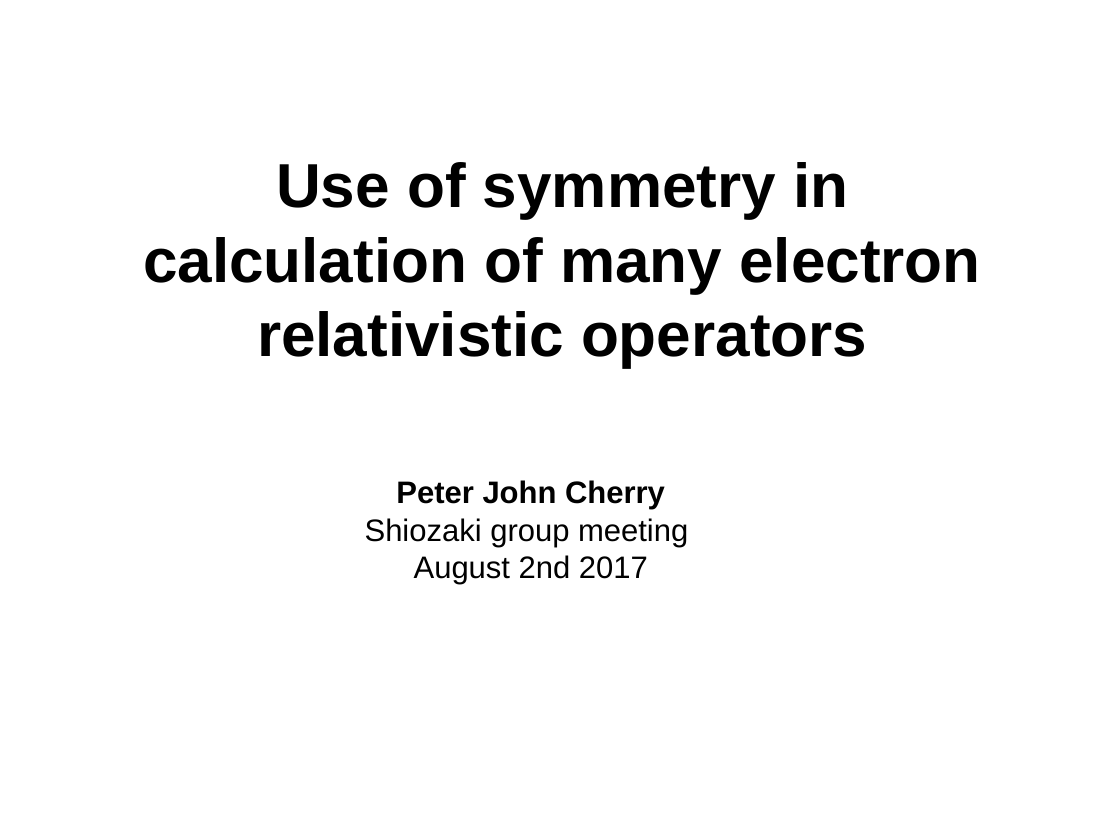
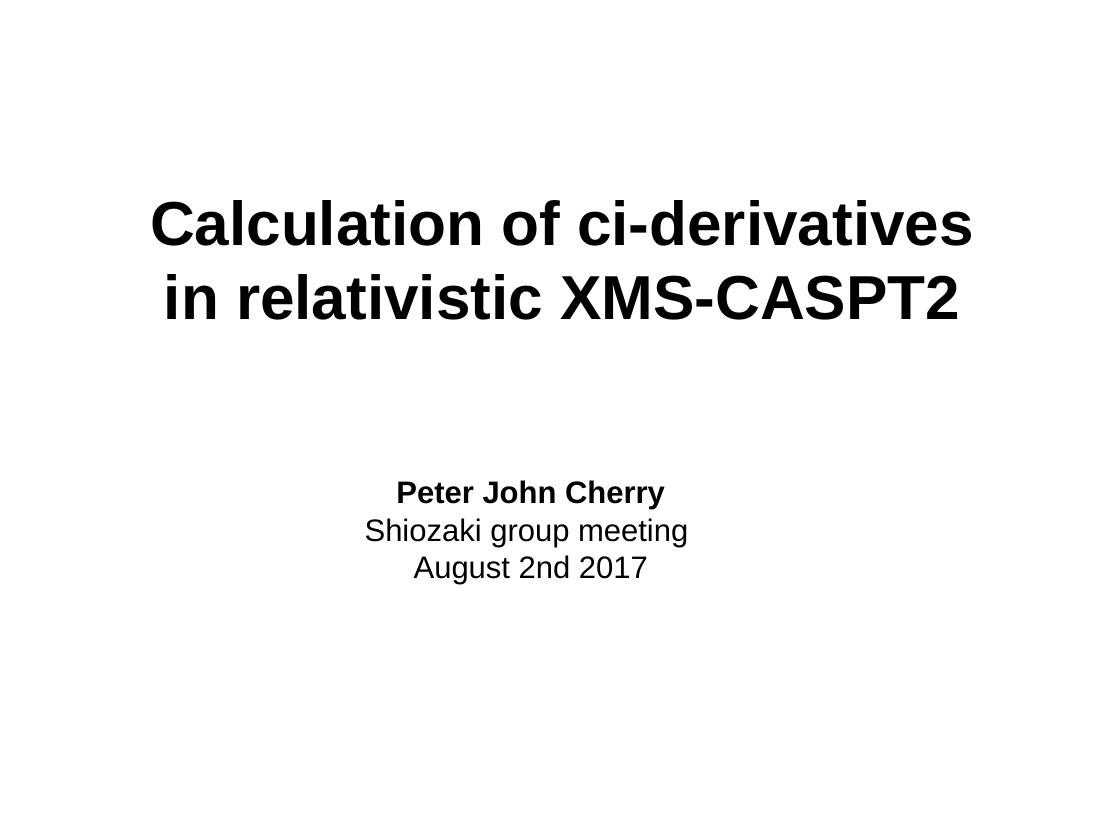
Before and after one commit to peterjohncherry/Presentations-etc, a slide deck: slide 1 of SGROUP02082017/02082017_peter_relxms-wick.odp. Drawn at 1120x840 pixels with LibreOffice and Linux fonts; fonts in the diff are those of the drawing. Boxes give left, top, right and bottom in pixels: in the first picture for what was removed or moved away, otherwise in the second. Text is boxed around its words. In the diff, an @@ line names an element or a change of style, - is before the commit and + after.

```diff
--- a/SGROUP02082017/02082017_peter_relxms-wick.odp
+++ b/SGROUP02082017/02082017_peter_relxms-wick.odp
@@ title at (150,200,974,320): text changed @@
-Use of symmetry in calculation of many electron relativistic operators
+Calculation of ci-derivatives in relativistic XMS-CASPT2
```
Also in this commit, not shown: 14 other slides changed, 2 slides added, 2 slides removed, 1 other file.
